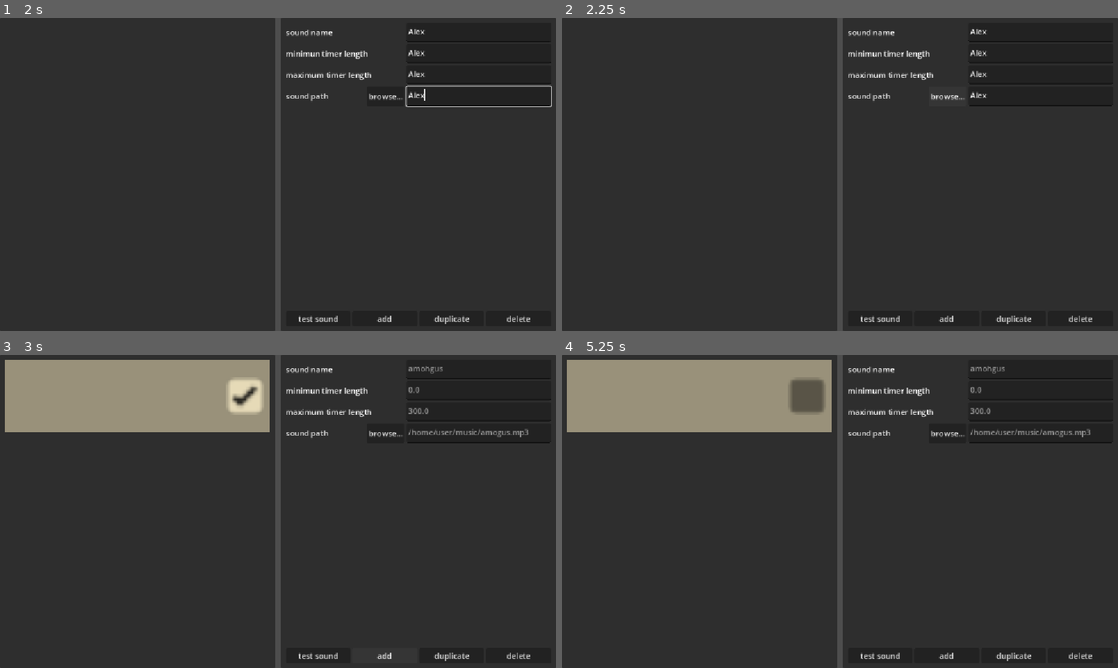
Above: before the commit, frames 1-4 (two rows, left to right).
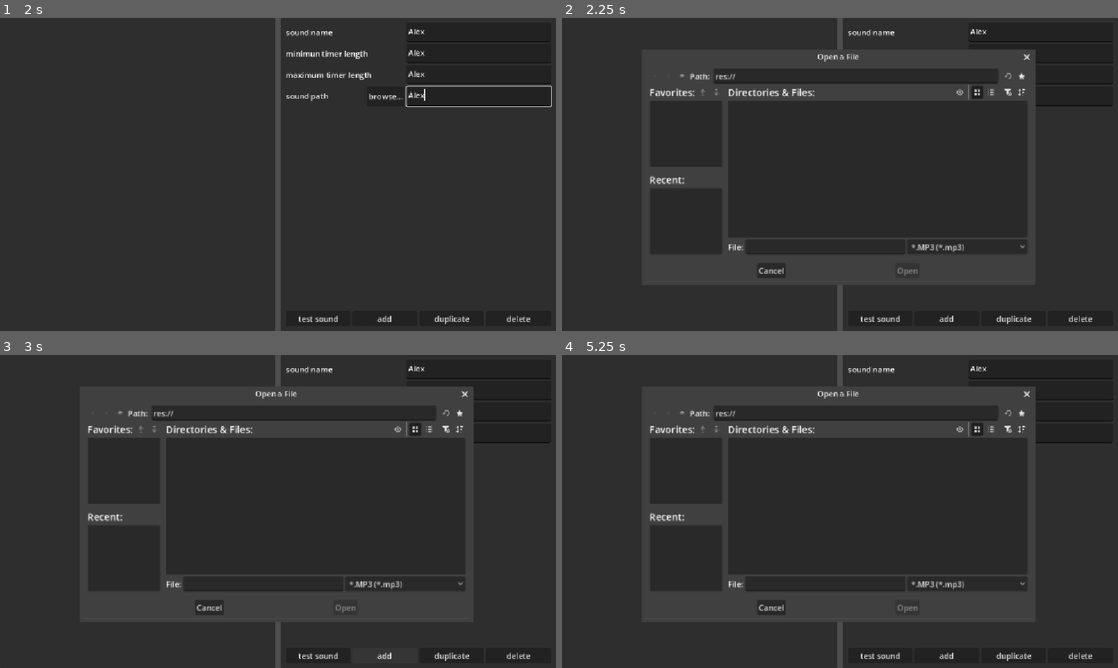
Above: after the commit, the same moments.

Repository: queniaVT/occasional-interrupter
Game: Godot game, scene res://main.tscn
Same seed, same stepped clock (60 frames per second), same inputs: the game is played once before the commit and once after it.
Inputs (mouse positions are in pixels of both pictures, inside the frame that each line leads up to):
- Up to frame 1 (2 s): click (478, 33) at 0.52 s; type "Alex" at 0.6 s; click (478, 52) at 0.75 s; type "Alex" at 0.83 s; click (478, 74) at 0.98 s; type "Alex" at 1.07 s; click (478, 96) at 1.27 s; type "Alex" at 1.35 s
- Up to frame 2 (2.25 s): click "browse..." at 2 s
- Up to frame 3 (3 s): click "add" at 2.75 s
- Up to frame 4 (5.25 s): click (684, 414) at 3.52 s; click (684, 414) at 4.27 s; click (806, 395) at 5.02 s

Frame 1 is identical in both runs. In frame 2, 3.7% of the frame differs, in the area x 15-86%, y 10-83%; in frame 3, 14%; in frame 4, 14%, in the area x 0-96%, y 1-83%.

Commit message:
actually implemented the occasional interrupting

Diff:
--- a/main.gd
+++ b/main.gd
@@ -5,6 +5,8 @@
 @onready var maxTimerBox: TextEdit = $HSplitContainer/options/MarginContainer/VBoxContainer/maxTimer/TextEdit
 @onready var soundPathBox: TextEdit = $HSplitContainer/options/MarginContainer/VBoxContainer/soundPath/TextEdit
 @onready var soundContainer: VBoxContainer = $HSplitContainer/sounds/MarginContainer/ScrollContainer/soundContainer
+@onready var fileDialog: FileDialog = $FileDialog
+
 const soundScene = preload("res://sound.tscn")
 var selectedSound: Control = null
 
@@ -46,3 +48,10 @@
 func _on_test_pressed() -> void:
 	if selectedSound:
 		selectedSound.playSound()
+
+func _on_browse_pressed() -> void:
+	fileDialog.filters = PackedStringArray(["*.mp3;*.MP3"])
+	fileDialog.popup_centered_ratio(0.7)
+
+func _on_file_dialog_file_selected(path: String) -> void:
+	soundPathBox.text = path
--- a/main.tscn
+++ b/main.tscn
@@ -106,7 +106,7 @@
 size_flags_horizontal = 2
 text = "sound path"
 
-[node name="Button" type="Button" parent="HSplitContainer/options/MarginContainer/VBoxContainer/soundPath" unique_id=575100541]
+[node name="browse" type="Button" parent="HSplitContainer/options/MarginContainer/VBoxContainer/soundPath" unique_id=575100541]
 layout_mode = 2
 text = "browse..."
 
@@ -144,8 +144,11 @@
 oversampling_override = 1.0
 title = "select sound path"
 position = Vector2i(0, 36)
+file_mode = 0
 
+[connection signal="pressed" from="HSplitContainer/options/MarginContainer/VBoxContainer/soundPath/browse" to="." method="_on_browse_pressed"]
 [connection signal="pressed" from="HSplitContainer/options/MarginContainer/HBoxContainer/test" to="." method="_on_test_pressed"]
 [connection signal="pressed" from="HSplitContainer/options/MarginContainer/HBoxContainer/add" to="." method="_on_add_pressed"]
 [connection signal="pressed" from="HSplitContainer/options/MarginContainer/HBoxContainer/dupe" to="." method="_on_dupe_pressed"]
 [connection signal="pressed" from="HSplitContainer/options/MarginContainer/HBoxContainer/del" to="." method="_on_del_pressed"]
+[connection signal="file_selected" from="FileDialog" to="." method="_on_file_dialog_file_selected"]
--- a/sound.gd
+++ b/sound.gd
@@ -24,15 +24,33 @@
 	soundPlayer.stream = loaded
 	soundPlayer.play()
 
+func stringToFloat(s: String) -> float:
+	if s.is_empty(): return -1.0
+	if !s.is_valid_float(): return -1.0
+	return float(s)
+
 func _gui_input(event: InputEvent) -> void:
-	if event is InputEventMouseButton and event.button_index == MOUSE_BUTTON_LEFT and event.pressed:
+	if event is InputEventMouseButton && event.button_index == MOUSE_BUTTON_LEFT && event.pressed:
 		set_selected(true)
 		emit_signal("selected", self)
 
 func set_selected(value: bool) -> void:
 	soundSelected = value
-	modulate = Color(1, 1, 1) if not soundSelected else Color(1, 0.95, 0.8)
+	modulate = Color(1, 1, 1) if !soundSelected else Color(1, 0.95, 0.8)
+
+func _ready() -> void:
+	enabled = checkBox.button_pressed
+	while enabled:
+		minTimerFloat = stringToFloat(minTimer)
+		maxTimerFloat = stringToFloat(maxTimer)
+		if minTimerFloat < 0.0 && maxTimerFloat < 0.0: return
+		await get_tree().create_timer(randf_range(minTimerFloat, maxTimerFloat)).timeout
+		playSound()
 
 func _process(_delta: float) -> void:
+	#enabled = checkBox.button_pressed
 	label.text = soundName
-	enabled = checkBox.button_pressed
+
+func _on_check_box_toggled(value: bool) -> void:
+	enabled = value
+	if value: _ready()
--- a/sound.tscn
+++ b/sound.tscn
@@ -26,6 +26,7 @@
 custom_minimum_size = Vector2(200, 110)
 layout_mode = 2
 size_flags_horizontal = 3
+theme_override_font_sizes/font_size = 40
 text = "soundName"
 autowrap_mode = 2
 
@@ -41,3 +42,5 @@
 button_pressed = true
 
 [node name="AudioStreamPlayer" type="AudioStreamPlayer" parent="." unique_id=528683028]
+
+[connection signal="toggled" from="MarginContainer/HBoxContainer/CheckBox" to="." method="_on_check_box_toggled"]
